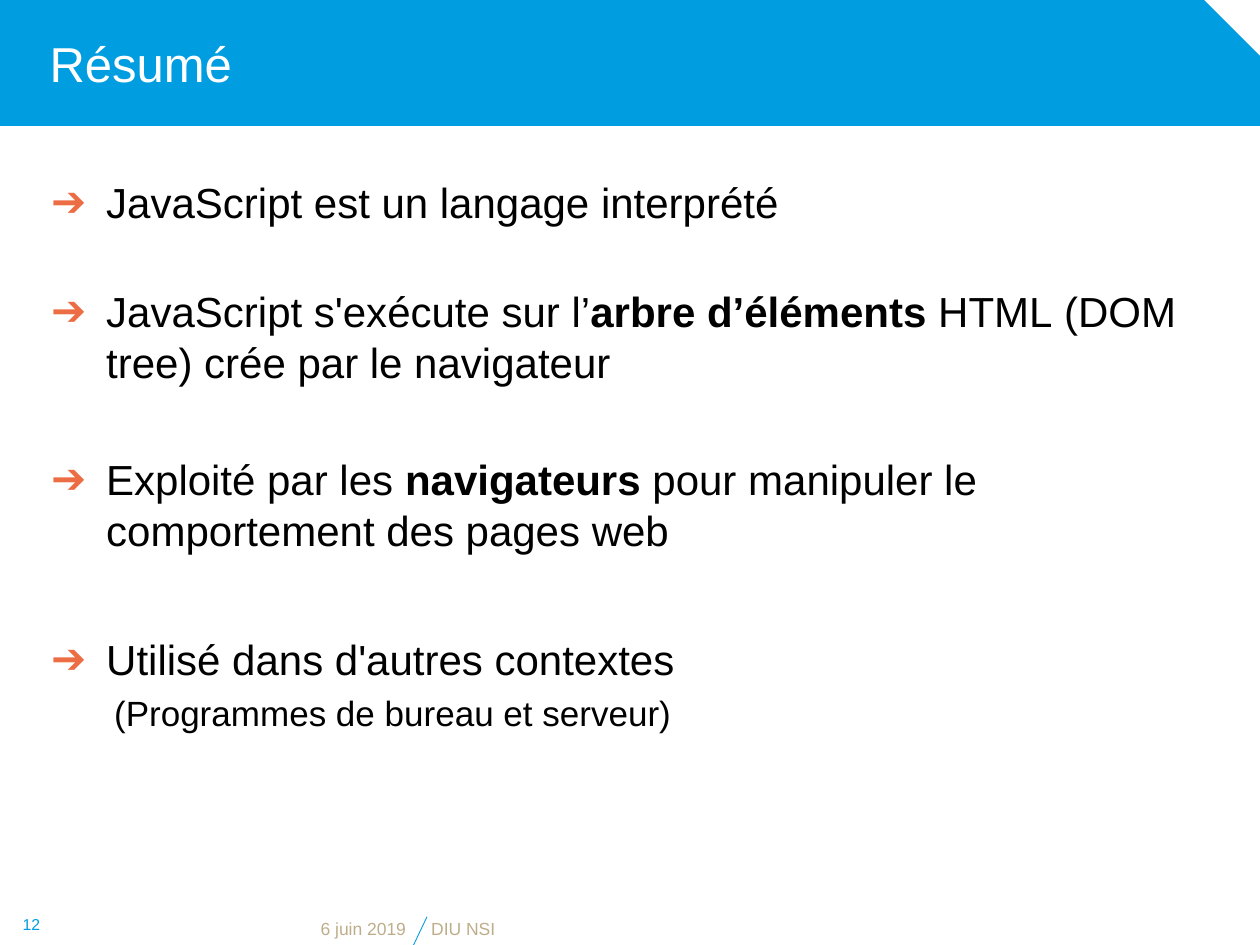
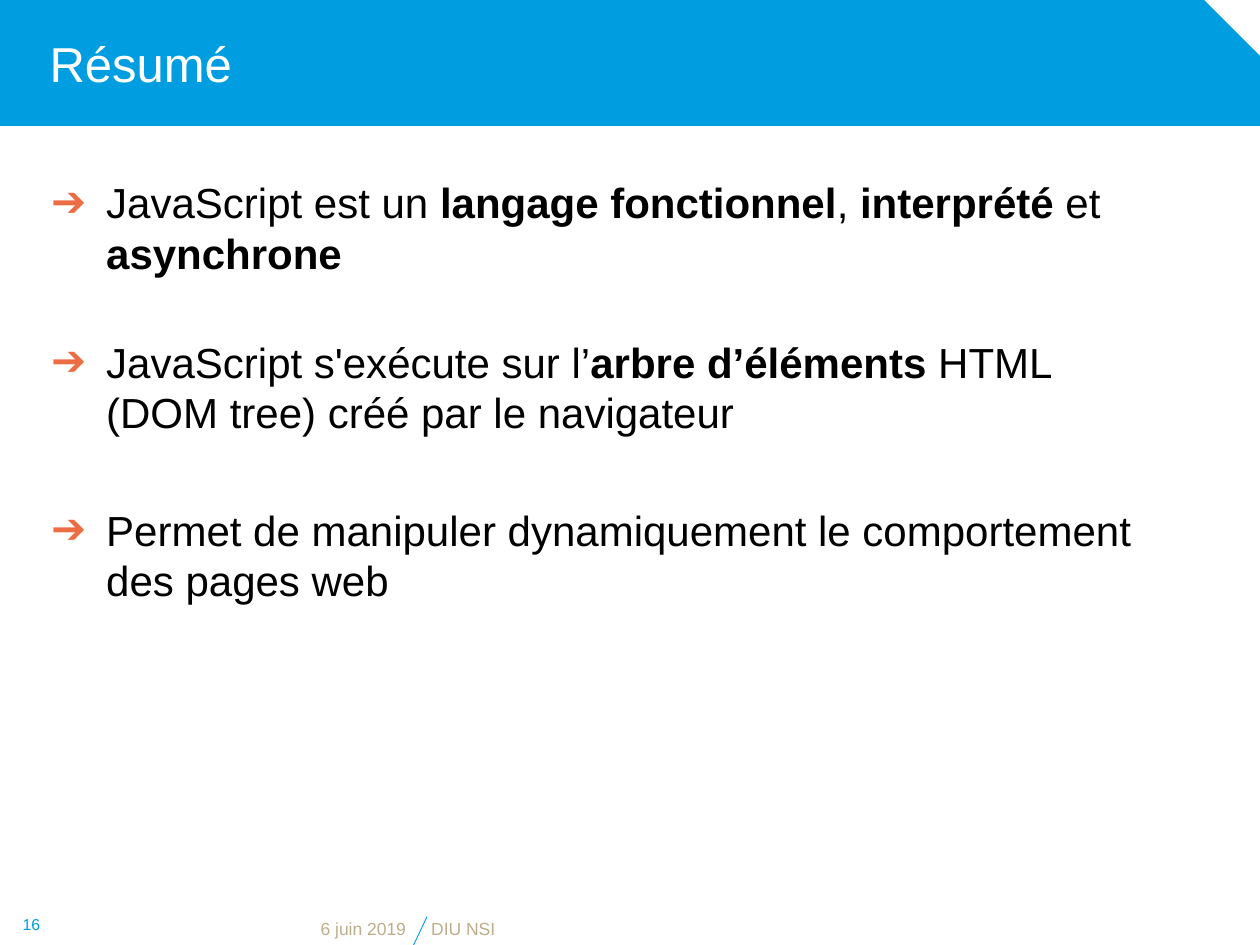
Before and after one commit to diu-uf-bordeaux/bloc1, a slide deck: slide 16 of web/4-JS/JavaScript.pptx (slide 12 before the commit). Drawn at 1260x945 pixels with LibreOffice and Linux fonts; fonts in the diff are those of the drawing; background and template pictures are left out. Boxes give left, top, right and bottom in pixels: in the first picture for what was removed or moved away, otherwise in the second. Text is boxed around its words. In the diff, an @@ line names an element or a change of style, - is before the commit and + after.

```diff
--- a/web/4-JS/JavaScript.pptx
+++ b/web/4-JS/JavaScript.pptx
@@ text at (x1=106, y1=187, x2=1130, y2=605): text changed @@
-➔ JavaScript est un langage interprété
-➔ JavaScript s'exécute sur l’arbre d’éléments HTML (DOM tree) crée par le navigateur
-➔ Exploité par les navigateurs pour manipuler le comportement des pages web
-➔ Utilisé dans d'autres contextes
-  (Programmes de bureau et serveur)
+➔ JavaScript est un langage fonctionnel, interprété et asynchrone
+➔ JavaScript s'exécute sur l’arbre d’éléments HTML
+  (DOM tree) créé par le navigateur
+➔ Permet de manipuler dynamiquement le comportement
+  des pages web
@@ page number at (x1=23, y1=919, x2=41, y2=930): text changed @@
-12
+16
```
Also in this commit, not shown: 8 other slides changed, 5 slides added, 1 slide removed, 1 other file.
